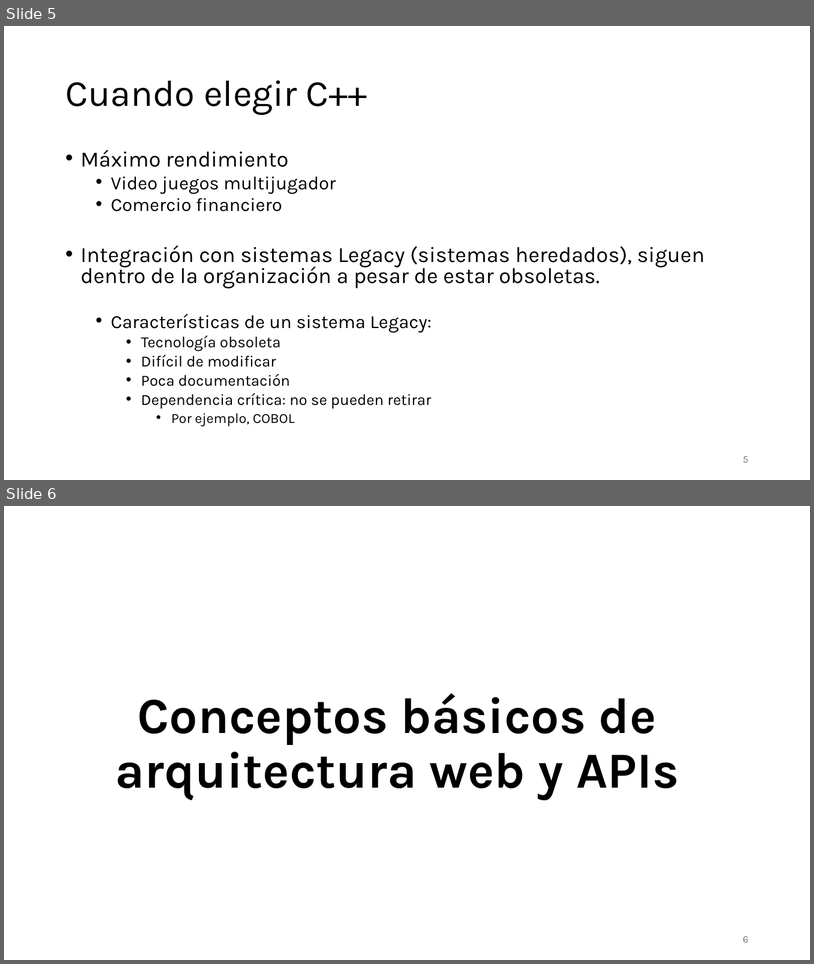
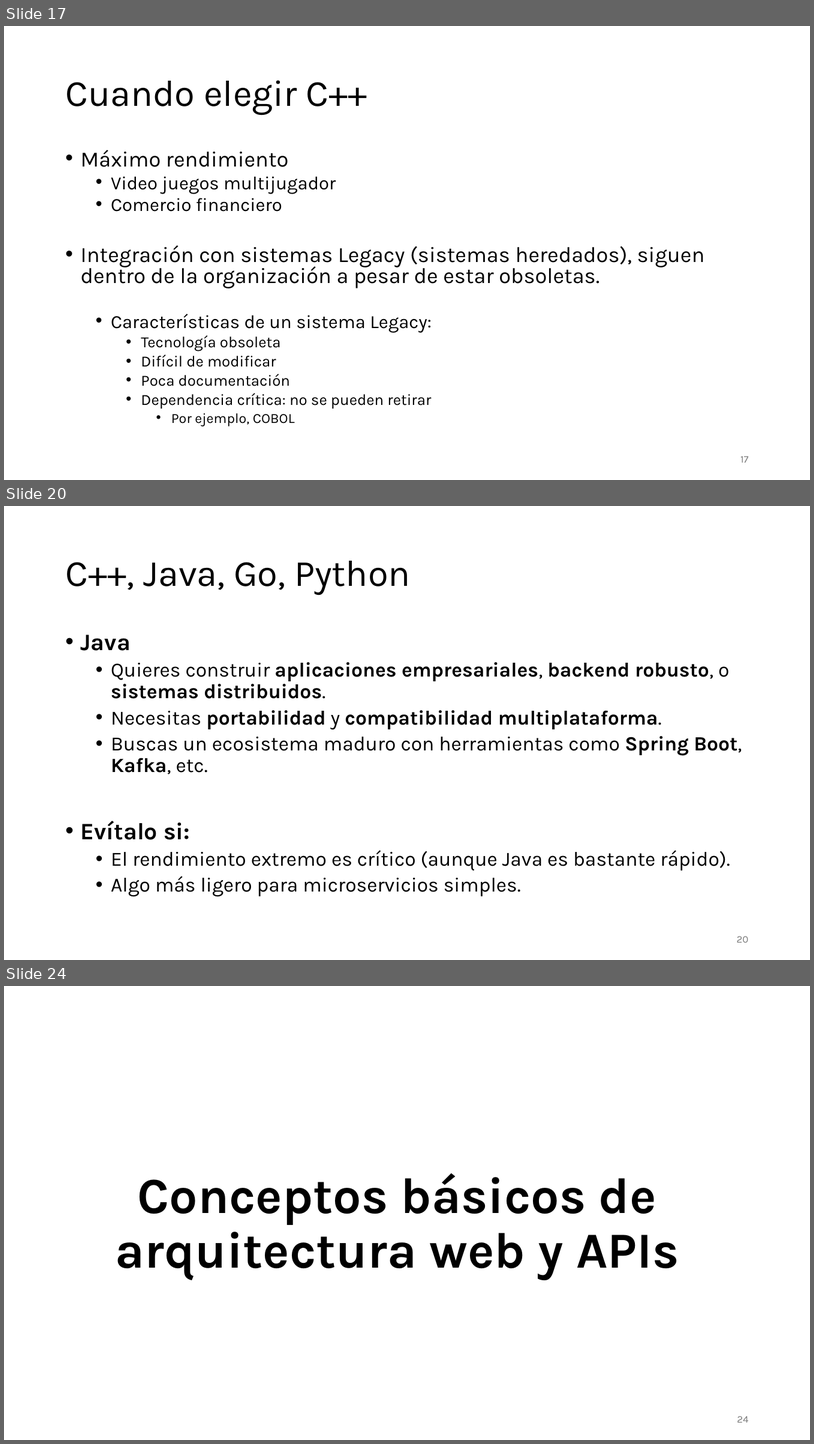
Before and after one commit to aldebarran22/CURSO_CPP_SERVICIOS_30H, a slide deck: doc/1_Introduccion a los servicios Web en Cpp.pptx. Shown one above the other, each under a label of ours: slides 5 and 6 before the commit, slides 17, 20 and 24 after it; the slides between them are not shown. The pictures are 814x964 and 814x1444 pixels, drawn with LibreOffice and Linux fonts; fonts in the diff are those of the drawing. Boxes give left, top, right and bottom in pixels: in the first picture for what was removed or moved away, otherwise in the second. Text is boxed around its words. In the diff, an @@ line names an element or a change of style, - is before the commit and + after.

```diff
--- a/doc/1_Introduccion a los servicios Web en Cpp.pptx
+++ b/doc/1_Introduccion a los servicios Web en Cpp.pptx
@@ slide 20 added at [4, 506, 810, 960], background #FFFFFF @@
@@ title added at [65, 561, 411, 595], 44 pt, text #000000 @@
+C++, Java, Go, Python
@@ text added at [81, 634, 742, 897], 24 pt, text #000000 @@
+• Java
+  • Quieres construir aplicaciones empresariales, backend robusto, o sistemas distribuidos.
+  • Necesitas portabilidad y compatibilidad multiplataforma.
+  • Buscas un ecosistema maduro con herramientas como Spring Boot, Kafka, etc.
+• Evítalo si:
+  • El rendimiento extremo es crítico (aunque Java es bastante rápido).
+  • Algo más ligero para microservicios simples.
@@ page number added at [737, 936, 749, 942], 12 pt, text #797979 @@
+20
@@ what was slide 5 is now slide 17 @@
@@ page number at [741, 456, 749, 462]: text changed @@
-5
+17
@@ what was slide 6 is now slide 24 @@
@@ page number at [737, 1416, 749, 1422]: text changed @@
-6
+24
```
Also in this commit, not shown: 17 other slides added, 44 other files.
